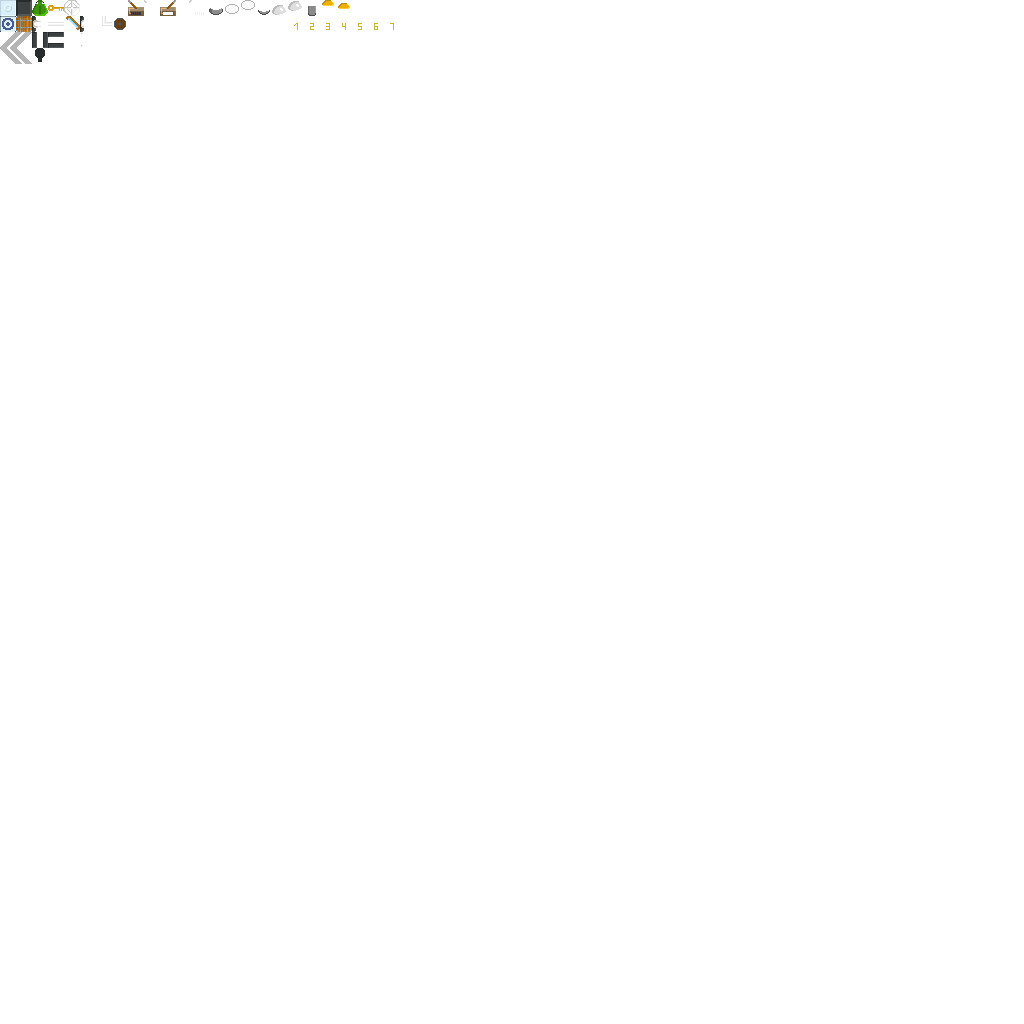
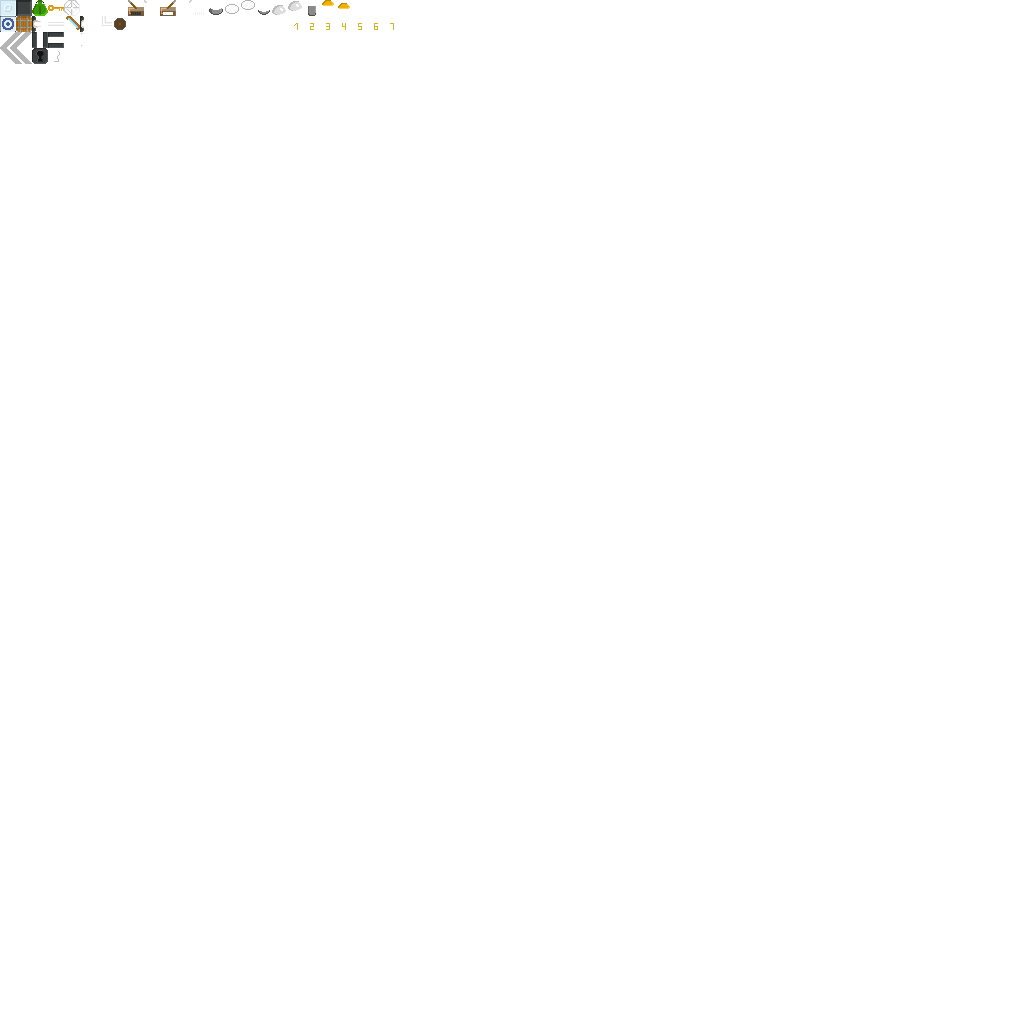
The second 1024 × 1024 image is a revision of the first. Changes to its layers:
added layer "Ebene 1" above "KeyHole" over box(54, 51, 60, 62)
renamed "Ebene 1" to "KeyHole", painted on it over box(32, 47, 48, 64)
